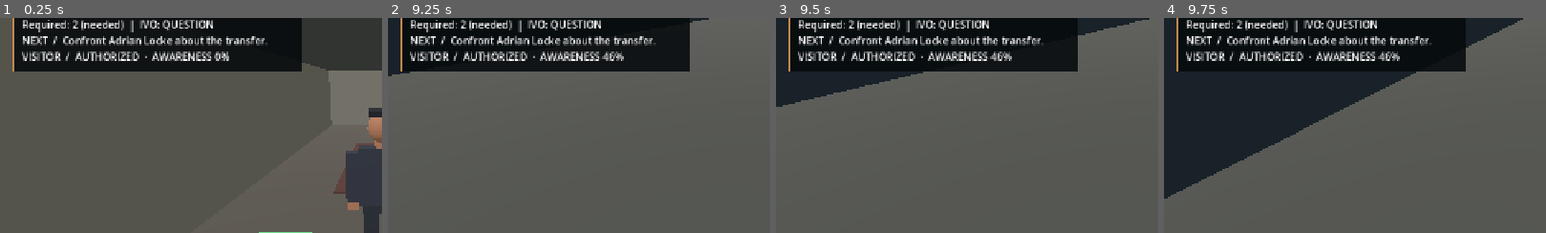
Above: before the commit, frames 1-4 (left to right).
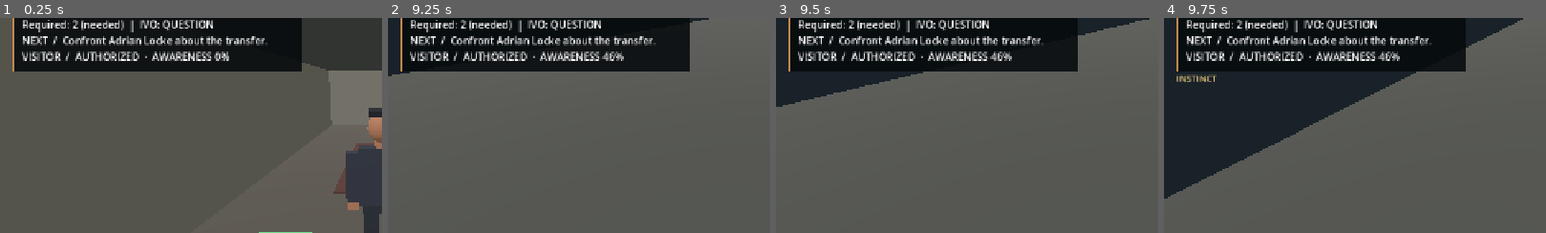
Above: after the commit, the same moments.

Repository: CoolgamerProXD/Stealty-Assasin-redesigned-computing-machine-Beta
Game: Godot game, scene res://scenes/hotel.tscn
Same seed, same stepped clock (60 frames per second), same inputs: the game is played once before the commit and once after it. This scene is started directly instead of the project's main scene.
Inputs (mouse positions are % of the whole screen's width and height, from its top left):
- Up to frame 1 (0.25 s): no input
- Up to frame 2 (9.25 s): move the mouse to (55, 50) at 0.52 s; hold Right mouse button (aim) 0.53-1.28 s; hold W (move_forward) 0.53-4.28 s; click (55, 50) at 0.67 s; tap C (crouch) at 0.8, 1.35, 3.8, 4.35, 6.8 s; move the mouse to (45, 50) at 1.27 s; click (45, 50) at 1.42 s; tap E (interact) at 1.55, 4.55, 7.35 s; move the mouse to (52, 48) at 2.02 s; hold E (interact) 2.03-2.78 s; click (52, 48) at 2.17 s; tap Ctrl (instinct, bound only after the commit) at 2.3, 2.85, 5.3, 8.3 s; move the mouse to (49, 52) at 2.77 s; click (49, 52) at 2.92 s; right-click (49, 52) at 3.05 s; move the mouse to (57, 51) at 3.52 s; hold Right mouse button (aim) 3.53-4.28 s; click (57, 51) at 3.67 s; tap Escape (release_mouse) at 4.15 s; move the mouse to (20, 35) at 4.27 s; hold A (move_left) 4.28-5.03 s; click (20, 35) at 4.42 s; move the mouse to (51, 50) at 5.02 s; hold W (move_forward) 5.03-5.78 s; hold 1 (equip_primary) 5.03-5.78 s; click (51, 50) at 5.17 s; move the mouse to (46, 48) at 5.77 s; hold D (move_right) 5.78-6.53 s; tap 2 (equip_secondary) at 5.85 s; click (46, 48) at 5.92 s; right-click (46, 48) at 6.05 s; move the mouse to (55, 50) at 6.52 s; press the mouse at (55, 50) at 6.53 s; hold W (move_forward) 6.53-8.78 s; move the mouse to (45, 50) at 7.27 s; release the mouse at (45, 50) at 7.28 s; click (45, 50) at 7.42 s; move the mouse to (52, 48) at 8.02 s; hold Shift (sprint) 8.03-8.78 s; click (52, 48) at 8.17 s; tap Enter at 8.75 s; move the mouse to (49, 52) at 8.77 s; hold A (move_left) from 8.78 s (still down); tap Q (use_equipment) at 8.85 s; click (49, 52) at 8.92 s; right-click (49, 52) at 9.05 s
- Up to frame 3 (9.5 s): keep holding A (move_left)
- Up to frame 4 (9.75 s): move the mouse to (57, 51) at 9.52 s; release A (move_left) at 9.53 s; hold W (move_forward) from 9.53 s (still down); hold Ctrl (instinct, bound only after the commit) from 9.53 s (still down); click (57, 51) at 9.67 s
The pictures show only the part of the screen within x 0-50%, y 20-70%; the shares and areas given below are measured in that part.

Frames 1-3 are identical in both runs. In frame 4, 0.2% of the frame differs, in the area x 3-14%, y 26-30%.

Commit message:
Add proximity-limited Instinct and improve diagnostics
Co-authored-by: arena-agent <297053741+arena-agent@users.noreply.github.com>

Diff:
--- a/project.godot
+++ b/project.godot
@@ -41,3 +41,4 @@
 use_equipment={"deadzone":0.2,"events":[Object(InputEventKey,"physical_keycode":81)]}
 aim={"deadzone":0.2,"events":[Object(InputEventMouseButton,"button_index":2)]}
 fire={"deadzone":0.2,"events":[Object(InputEventMouseButton,"button_index":1)]}
+instinct={"deadzone":0.2,"events":[Object(InputEventKey,"physical_keycode":4194326,"location":1)]}
--- a/scripts/player/player.gd
+++ b/scripts/player/player.gd
@@ -15,6 +15,7 @@
 var camera: Camera3D
 var arm: SpringArm3D
 var aiming: bool = false
+var instinct_active: bool = false
 var body_mesh: StylizedPerson
 var crouching: bool = false
 var collision_shape: CollisionShape3D
@@ -57,10 +58,13 @@
   pivot.rotation.x = clampf(pivot.rotation.x - event.relative.y * mouse_sensitivity, -0.95, 0.55)
  if event.is_action_pressed("release_mouse"):
   aiming = false
+  instinct_active = false
   Input.mouse_mode = Input.MOUSE_MODE_VISIBLE
  if event is InputEventMouseButton and event.pressed and Input.mouse_mode == Input.MOUSE_MODE_VISIBLE:
   Input.mouse_mode = Input.MOUSE_MODE_CAPTURED
   return
+ if event.is_action_pressed("instinct"): instinct_active = true
+ if event.is_action_released("instinct"): instinct_active = false
  if event.is_action_pressed("aim") and Input.mouse_mode == Input.MOUSE_MODE_CAPTURED: aiming = true
  if event.is_action_released("aim"): aiming = false
  if event.is_action_pressed("fire") and aiming and Input.mouse_mode == Input.MOUSE_MODE_CAPTURED: fire_requested.emit()
--- a/scripts/ui/pause_menu.gd
+++ b/scripts/ui/pause_menu.gd
@@ -29,7 +29,9 @@
   get_viewport().set_input_as_handled()
 
 func _open() -> void:
- if world and world.player: world.player.aiming = false
+ if world and world.player:
+  world.player.aiming = false
+  world.player.instinct_active = false
  get_tree().paused = true
  Input.mouse_mode = Input.MOUSE_MODE_VISIBLE
  root.visible = true
--- a/scripts/world/hotel.gd
+++ b/scripts/world/hotel.gd
@@ -11,6 +11,14 @@
 var equipment_hud: Label
 var crosshair: Label
 var shot_audio: AudioStreamPlayer
+var instinct_label: Label
+var instinct_strength: float = 0.0
+var instinct_red: StandardMaterial3D
+var instinct_yellow: StandardMaterial3D
+@export var instinct_item_range: float = 4.0
+@export var instinct_target_range: float = 16.0
+@export var instinct_target_color: Color = Color(1.0, 0.08, 0.05)
+@export var instinct_item_color: Color = Color(1.0, 0.82, 0.05)
 var message: String = ""
 
 func mission_id() -> String:
@@ -41,6 +49,7 @@
  _build_npcs()
  _build_interactions()
  _build_ui()
+ _setup_instinct()
  if Campaign.active_mission == mission_id():
   player.mouse_sensitivity = float(Campaign.settings["sensitivity"])
   var pause := preload("res://scripts/ui/pause_menu.gd").new()
@@ -269,6 +278,13 @@
  crosshair.offset_bottom = 20
  crosshair.visible = false
  overlay.add_child(crosshair)
+ instinct_label = Label.new()
+ instinct_label.text = "INSTINCT"
+ instinct_label.position = Vector2(20, 230)
+ instinct_label.add_theme_font_size_override("font_size", 15)
+ instinct_label.modulate = Color(0.95, 0.82, 0.5)
+ instinct_label.visible = false
+ overlay.add_child(instinct_label)
  shot_audio = AudioStreamPlayer.new()
  shot_audio.stream = ProceduralSound.tone(180.0, 0.12, 0.14)
  add_child(shot_audio)
@@ -358,6 +374,48 @@
  if excluded.is_valid(): exclusions.append(excluded)
  query.exclude = exclusions
  return get_world_3d().direct_space_state.intersect_ray(query).is_empty()
+
+func _setup_instinct() -> void:
+ instinct_red = _highlight_material(instinct_target_color)
+ instinct_yellow = _highlight_material(instinct_item_color)
+
+func _highlight_material(color: Color) -> StandardMaterial3D:
+ var material := StandardMaterial3D.new()
+ material.shading_mode = BaseMaterial3D.SHADING_MODE_UNSHADED
+ material.transparency = BaseMaterial3D.TRANSPARENCY_ALPHA
+ material.albedo_color = Color(color.r, color.g, color.b, 0.0)
+ return material
+
+func _overlay_recursive(node: Node, material: Material) -> void:
+ if node is MeshInstance3D: (node as MeshInstance3D).material_overlay = material
+ for child: Node in node.get_children(): _overlay_recursive(child, material)
+
+func _target_node() -> Node3D:
+ if mission_id() == "initiation": return get("robot") as Node3D
+ return primary_npc
+
+func _update_instinct(delta: float) -> void:
+ var target := _target_node()
+ if target and not mission.target_discovered:
+  var point := target.global_position + Vector3.UP
+  var excluded: RID = primary_npc.get_rid() if primary_npc else RID()
+  var screen := player.camera.unproject_position(point)
+  var bounds := player.camera.get_viewport().get_visible_rect()
+  if not player.camera.is_position_behind(point) and bounds.has_point(screen) and _clear_reach(target.global_position, instinct_target_range, excluded):
+   mission.target_discovered = true
+ instinct_strength = move_toward(instinct_strength, 1.0, delta * 5.0) if player.instinct_active else 0.0
+ instinct_label.visible = player.instinct_active
+ instinct_red.albedo_color.a = instinct_strength * 0.7
+ instinct_yellow.albedo_color.a = instinct_strength * 0.7
+ if target:
+  var target_done := mission.action_complete if mission_id() == "initiation" else mission.target_complete
+  var can_highlight := player.instinct_active and mission.target_discovered and not target_done
+  var visual: Node = primary_npc.person if primary_npc else target
+  _overlay_recursive(visual, instinct_red if can_highlight else null)
+ for object: Interactable in interactables:
+  if object.kind not in ["clue", "disguise"]: continue
+  var eligible := player.instinct_active and not object.used and _clear_reach(object.global_position, instinct_item_range)
+  _overlay_recursive(object, instinct_yellow if eligible else null)
 
 func _nearest() -> Interactable:
  var best: Interactable = null
@@ -447,6 +505,7 @@
 
 func _process(_delta: float) -> void:
  if player == null or hud == null: return
+ _update_instinct(_delta)
  var area := AccessRules.area_at(player.global_position)
  var access := "AUTHORIZED" if AccessRules.can_enter(player.role, area) else "RESTRICTED"
  var highest := 0.0
--- a/tests/camera_display_test.gd
+++ b/tests/camera_display_test.gd
@@ -60,7 +60,7 @@
  var mean: float = total / samples.size()
  print("DISPLAY_METRIC: frames=%d mean_ms=%.3f p95_ms=%.3f p99_ms=%.3f mean_fps=%.2f" % [samples.size(), mean, samples[113], samples[118], 1000.0 / maxf(mean, 0.001)])
  var hotel_hud: Label = world.get("hud")
- check(hotel_hud.is_visible_in_tree() and hotel_hud.text.contains("IVO CHEN"), "Meridian target HUD is visible in rendered scene")
+ check(hotel_hud.is_visible_in_tree() and hotel_hud.text.contains("ADRIAN LOCKE"), "Meridian target HUD is visible in rendered scene")
  check(player.body_mesh.is_visible_in_tree() and player.body_mesh.get_child_count() > 8, "articulated player visuals are present in rendered scene")
  world.queue_free()
  await process_frame
--- a/tests/run_tests.gd
+++ b/tests/run_tests.gd
@@ -333,7 +333,7 @@
  print("EQUIP_DIAG: gadget selected=", gadget_player.equipment.selected, " stun=", guard.stunned_time, " message=", gadget_world.get("message"))
  check(guard.stunned_time > 0 and gadget_player.equipment.selected == "quiet_line", "gadget input temporarily disables a nearby NPC")
  gadget_world.call("_process", 0.0)
- check(gadget_world.get("hud").text.contains("IVO CHEN") and gadget_world.get("equipment_hud").text.contains("QUIET LINE"), "Meridian HUD displays target and equipped gadget")
+ check(gadget_world.get("hud").text.contains("ADRIAN LOCKE") and gadget_world.get("equipment_hud").text.contains("QUIET LINE"), "Meridian HUD displays target and equipped gadget")
  var gadget_snapshot := SessionSnapshot.capture(gadget_player, gadget_world.get("mission"))
  var equipment_save := "user://assassin_equipment_test_%d.json" % Time.get_ticks_usec()
  check(SaveStore.write(equipment_save, gadget_snapshot), "equipment checkpoint writes to disk")
